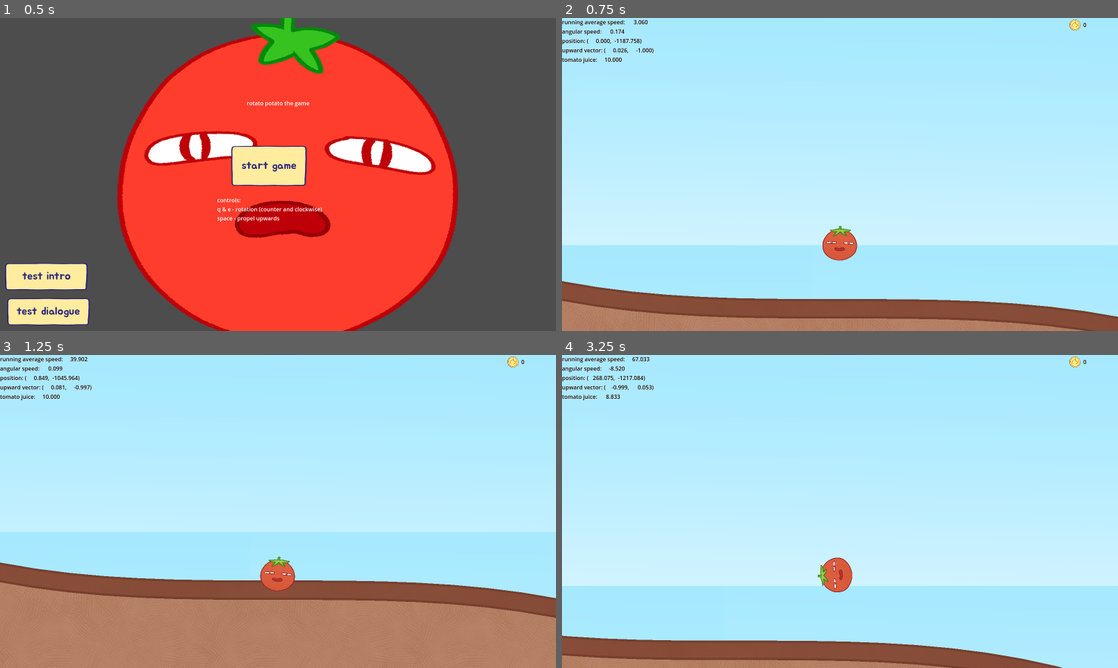
Above: before the commit, frames 1-4 (two rows, left to right).
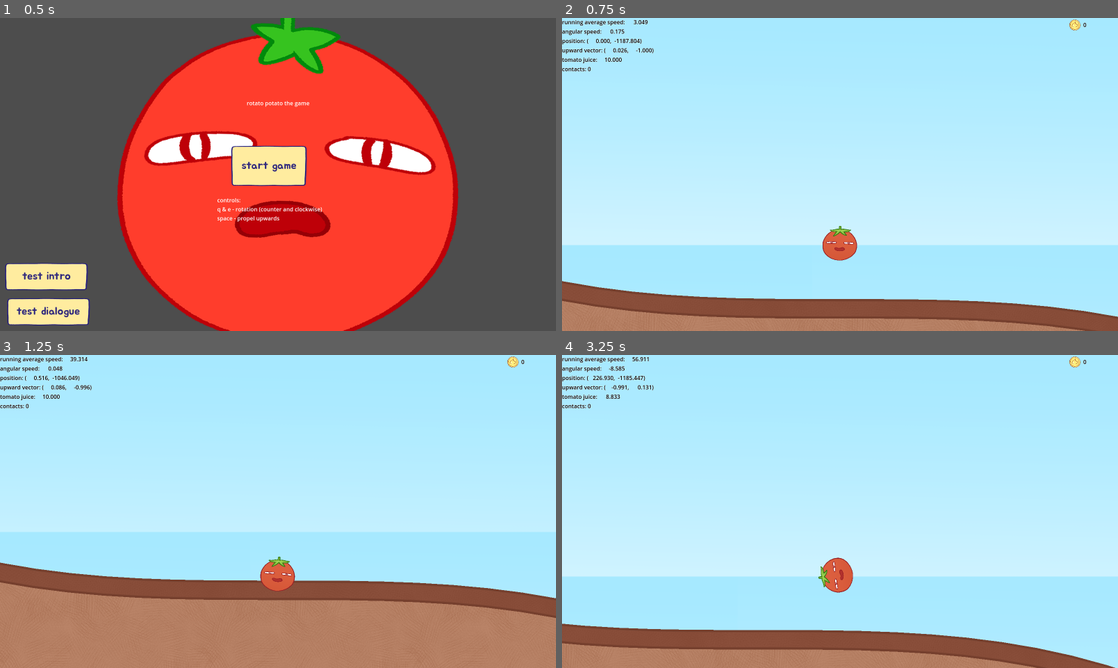
Above: after the commit, the same moments.

Repository: DazyLude/DokiJam2025
Game: Godot game, scene res://scenes/menu.tscn
Two runs of this game, one before a commit and one after it. Both use one fixed random seed, a clock stepped at 60 frames per second and the inputs below.
Inputs (mouse positions are in pixels of both pictures, inside the frame that each line leads up to):
- Up to frame 1 (0.5 s): no input
- Up to frame 2 (0.75 s): click "start game" at 0.5 s
- Up to frame 3 (1.25 s): no input
- Up to frame 4 (3.25 s): tap Enter at 1.25 s; move the mouse to (962, 495) at 1.27 s; hold Space (fly) 1.28-2 s; click (962, 495) at 1.42 s; drag from (728, 527) to (812, 574) at 2.02 s; move the mouse to (895, 442) at 2.77 s; hold Q (roll_ccw) from 2.78 s (still down); click (895, 442) at 2.92 s

Frame 1 is identical in both runs. In frame 2, 0.1% of the frame differs, in the area x 0-99%, y 0-97%; in frame 3, 0.3%; in frame 4, 9.5%, in the area x 0-100%, y 0-100%.

Commit message:
custom friction forces

Diff:
--- a/scenes/UI/hud.gd
+++ b/scenes/UI/hud.gd
@@ -6,6 +6,7 @@
 const COORDS_TEMPLATE := "position: (%10.3f, %10.3f)";
 const ROTATION_TEMPLATE := "upward vector: (%10.3f, %10.3f)";
 const STAMINA_SPEED_TEMPLATE := "tomato juice: %10.3f";
+const CONTACT_COUNTER_TEMPLATE := "contacts: %d";
 
 
 var player : Player;
@@ -18,6 +19,7 @@
 		$DataContainer/Coordinates.text = COORDS_TEMPLATE % [player.position.x, player.position.y];
 		var upward = Vector2(0, -1).rotated(player.rotation);
 		$DataContainer/Rotation.text = ROTATION_TEMPLATE % [upward.x, upward.y];
+		$DataContainer/ContactCounter.text = CONTACT_COUNTER_TEMPLATE % player.get_contact_count();
 
 
 	if GameState != null:
--- a/scenes/UI/hud.tscn
+++ b/scenes/UI/hud.tscn
@@ -47,6 +47,12 @@
 theme_override_colors/font_outline_color = Color(1, 1, 1, 1)
 theme_override_constants/outline_size = 2
 
+[node name="ContactCounter" type="Label" parent="DataContainer"]
+layout_mode = 2
+theme_override_colors/font_color = Color(0, 0, 0, 1)
+theme_override_colors/font_outline_color = Color(1, 1, 1, 1)
+theme_override_constants/outline_size = 2
+
 [node name="CoinCounter" type="HBoxContainer" parent="."]
 layout_mode = 1
 anchors_preset = 1
--- a/scenes/player/player.gd
+++ b/scenes/player/player.gd
@@ -22,6 +22,9 @@
 var velocity_avg := Vector2();
 var velocity_avg_idx : int = 0;
 
+var hardness : float = 10.0; # reduces rolling friction
+var aeroshape : float = 10.0; # reduces air friction
+
 
 @onready var camera  = $Camera2D;
 
@@ -39,8 +42,12 @@
 	if Input.is_action_pressed(&"fly"):
 		try_propel_upward(delta);
 
-	# TODO rolling friction
-	# TODO air friction
+	# rolling friction
+	if get_contact_count() > 0:
+		apply_torque(-angular_velocity * inertia / hardness);
+
+	# air friction
+	apply_central_force(-linear_velocity * mass / aeroshape)
 
 
 func _process(delta: float) -> void:
@@ -48,6 +55,8 @@
 
 	if GameState.juice <= 0:
 		$Sprite2D.display_emotion(2);
+	else:
+		$Sprite2D.display_emotion(0);
 
 
 # tries to spend stamina
--- a/scenes/player/player.tscn
+++ b/scenes/player/player.tscn
@@ -21,10 +21,10 @@
 physics_material_override = SubResource("PhysicsMaterial_dovo2")
 inertia = 500.0
 continuous_cd = 2
+contact_monitor = true
+max_contacts_reported = 1
 linear_damp_mode = 1
-linear_damp = 0.015
 angular_damp_mode = 1
-angular_damp = 0.015
 script = ExtResource("1_dovo2")
 
 [node name="Sprite2D" type="Sprite2D" parent="."]
